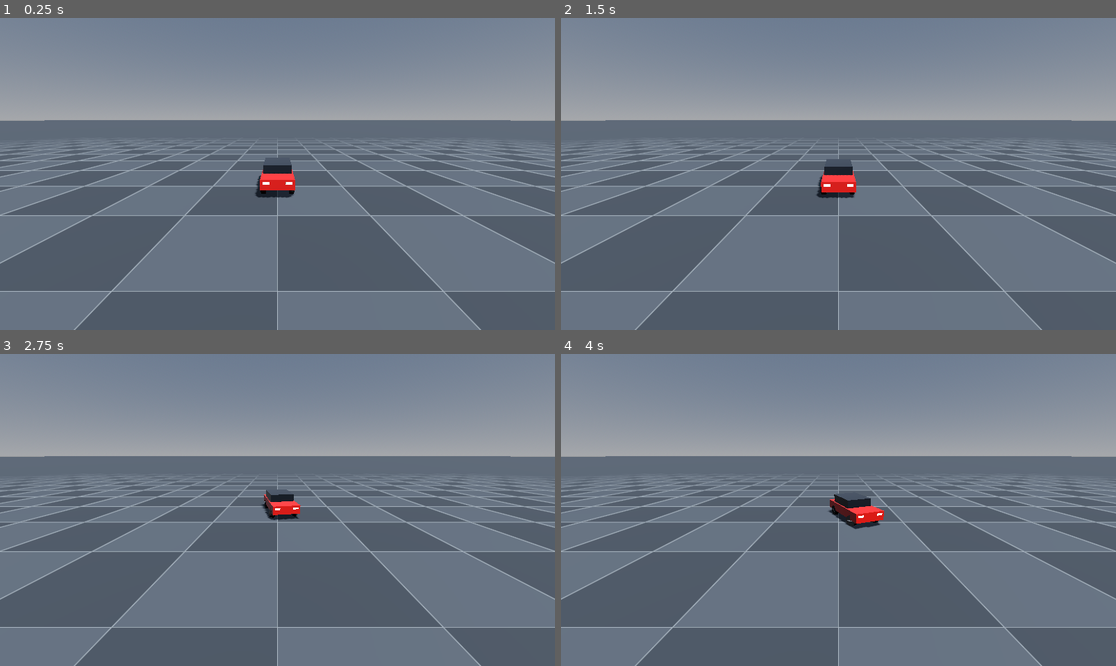
Above: before the commit, frames 1-4 (two rows, left to right).
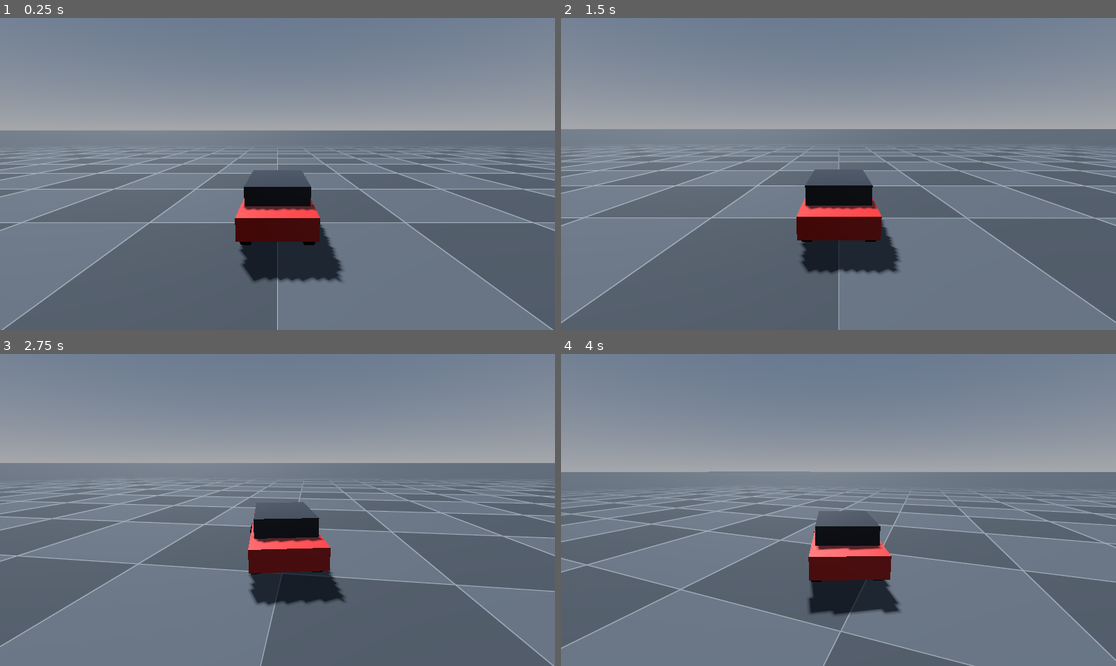
Above: after the commit, the same moments.

Repository: nicks2d/Car-Driving-World
Game: Godot game, scene res://scenes/main.tscn
Two runs of this game, one before a commit and one after it. Both use one fixed random seed, a clock stepped at 60 frames per second and the inputs below.
Inputs:
- Up to frame 1 (0.25 s): no input
- Up to frame 2 (1.5 s): hold D (steer_right) 0.53-1.28 s; tap Enter at 1.25 s; hold S (brake) from 1.28 s (still down)
- Up to frame 3 (2.75 s): release S (brake) at 2.03 s; hold D (steer_right) from 2.03 s (still down)
- Up to frame 4 (4 s): release D (steer_right) at 2.78 s; hold W (accelerate) 2.78-3.53 s; hold A (steer_left) from 3.53 s (still down)

The runs differ from the first frame. In frame 1, 29% of the frame differs, in the area x 0-100%, y 32-100%; in frame 2, 28%; in frame 3, 26%; in frame 4, 31%.

Commit message:
Meilenstein 1: Verfolgerkamera
Kamera folgt dem Auto weich von hinten, schaut etwas in Fahrtrichtung
voraus und zoomt bei Tempo heraus (Abstand und Sichtfeld).

Co-Authored-By: Claude Opus 5.5 <noreply@anthropic.com>

Diff:
--- a/scenes/main.tscn
+++ b/scenes/main.tscn
@@ -2,6 +2,7 @@
 
 [ext_resource type="Shader" path="res://shaders/grid.gdshader" id="1_grid"]
 [ext_resource type="PackedScene" path="res://scenes/car.tscn" id="2_car"]
+[ext_resource type="Script" path="res://scripts/follow_camera.gd" id="3_cam"]
 
 [sub_resource type="ProceduralSkyMaterial" id="ProceduralSkyMaterial_sky"]
 
@@ -44,6 +45,7 @@
 [node name="Car" parent="." instance=ExtResource("2_car")]
 transform = Transform3D(1, 0, 0, 0, 1, 0, 0, 0, 1, 0, 0.8, 0)
 
-[node name="Camera" type="Camera3D" parent="."]
-transform = Transform3D(1, 0, 0, 0, 0.9659, 0.2588, 0, -0.2588, 0.9659, 0, 4, 12)
+[node name="Camera" type="Camera3D" parent="." node_paths=PackedStringArray("target")]
 current = true
+script = ExtResource("3_cam")
+target = NodePath("../Car")
--- /dev/null
+++ b/scripts/follow_camera.gd
@@ -0,0 +1,84 @@
+extends Camera3D
+## Kamera, die dem Auto weich von hinten folgt.
+## Sie hängt bewusst nicht direkt am Auto, sonst würde sie jede Bodenwelle
+## und jedes Kippen der Karosserie mitmachen.
+
+## Das Auto, dem die Kamera folgt
+@export var target: VehicleBody3D
+
+@export_group("Position")
+## Abstand hinter dem Auto in Metern (im Stand)
+@export var distance: float = 6.5
+## Höhe über dem Auto in Metern
+@export var height: float = 2.3
+## Wie schnell die Kamera hinter das Auto schwenkt (höher = straffer)
+@export var follow_speed: float = 4.0
+## Wie weit die Kamera in Fahrtrichtung vorausschaut (in Sekunden Fahrweg)
+@export var look_ahead_time: float = 0.25
+## Höchstens so viele Meter schaut sie voraus
+@export var max_look_ahead: float = 8.0
+
+@export_group("Tempo-Effekt")
+## Bei diesem Tempo (km/h) ist der Zoom-Effekt voll da
+@export var zoom_full_speed_kmh: float = 200.0
+## So viele Meter weiter weg ist die Kamera bei vollem Tempo
+@export var extra_distance: float = 2.5
+## Sichtfeld im Stand in Grad
+@export var base_fov: float = 70.0
+## So viel breiter wird das Sichtfeld bei vollem Tempo (Grad)
+@export var extra_fov: float = 12.0
+## Wie schnell sich Abstand und Sichtfeld dem Tempo anpassen
+@export var zoom_speed: float = 2.0
+
+# Geglättete Fahrtrichtung, hinter der die Kamera steht
+var _heading: Vector3 = Vector3.BACK
+# 0 = Auto steht, 1 = volles Tempo
+var _zoom: float = 0.0
+
+
+func _ready() -> void:
+	# Beim Start sofort an die richtige Stelle springen statt hinzugleiten
+	_update_camera(0.0, true)
+	reset_physics_interpolation()
+
+
+func _physics_process(delta: float) -> void:
+	# Im Physik-Takt bewegen, genau wie das Auto. Die Physik-Interpolation
+	# sorgt dann dafür, dass beides auch bei 120 Hz-Bildschirmen flüssig aussieht.
+	_update_camera(delta, false)
+
+
+func _update_camera(delta: float, snap: bool) -> void:
+	if not target:
+		return
+
+	# Richtung langsam der Fahrtrichtung des Autos nachführen.
+	# 1 - exp(-k * delta) macht das Glätten unabhängig von der Bildrate.
+	var smooth: float = 1.0 if snap else 1.0 - exp(-follow_speed * delta)
+	_heading = _heading.slerp(_flat_forward(), smooth).normalized()
+
+	# Bei Tempo etwas zurückfahren und das Sichtfeld weiten
+	var speed_kmh: float = target.linear_velocity.length() * 3.6
+	var zoom_target: float = clampf(speed_kmh / zoom_full_speed_kmh, 0.0, 1.0)
+	_zoom = lerpf(_zoom, zoom_target, 1.0 if snap else 1.0 - exp(-zoom_speed * delta))
+	fov = base_fov + extra_fov * _zoom
+
+	var car_pos: Vector3 = target.global_position
+	global_position = car_pos - _heading * (distance + extra_distance * _zoom) + Vector3.UP * height
+
+	# Blickpunkt: etwas über dem Auto, plus ein Stück in Fahrtrichtung voraus
+	var ahead: Vector3 = target.linear_velocity * look_ahead_time
+	ahead.y = 0.0
+	ahead = ahead.limit_length(max_look_ahead)
+	look_at(car_pos + Vector3.UP + ahead, Vector3.UP)
+
+
+## Blickrichtung des Autos flach auf dem Boden (ohne Neigung nach oben/unten)
+func _flat_forward() -> Vector3:
+	# Beim VehicleBody3D zeigt die Nase in Richtung +Z
+	var forward: Vector3 = target.global_basis.z
+	forward.y = 0.0
+	if forward.length() < 0.1:
+		# Auto steht fast senkrecht: lieber die alte Richtung behalten
+		return _heading
+	return forward.normalized()
